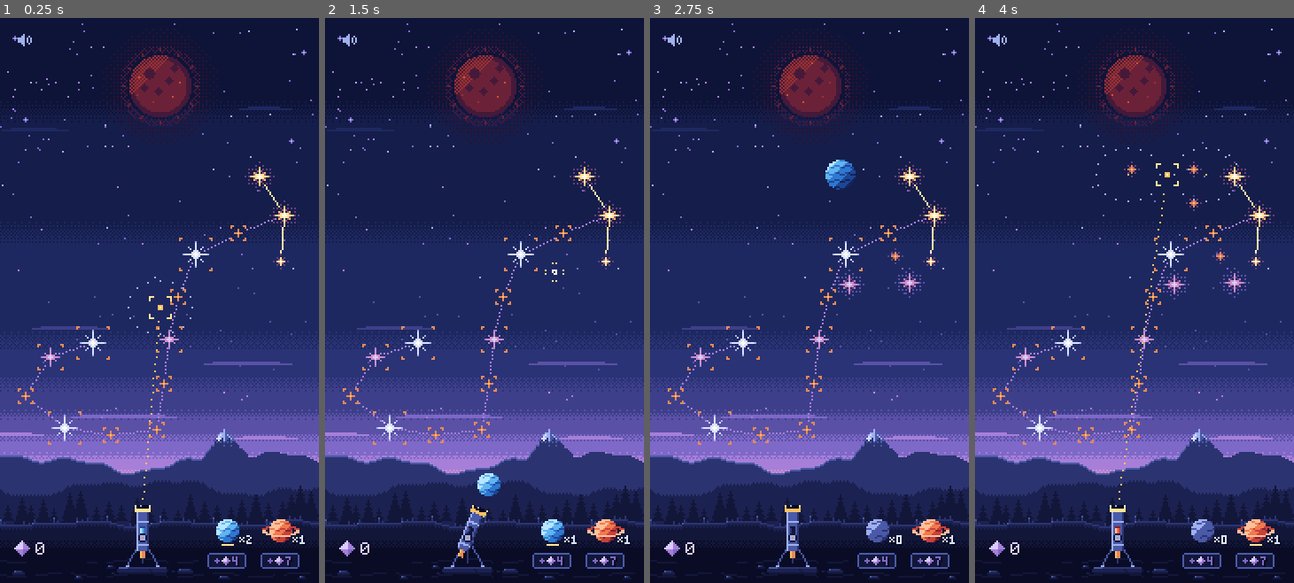
Above: before the commit, frames 1-4 (left to right).
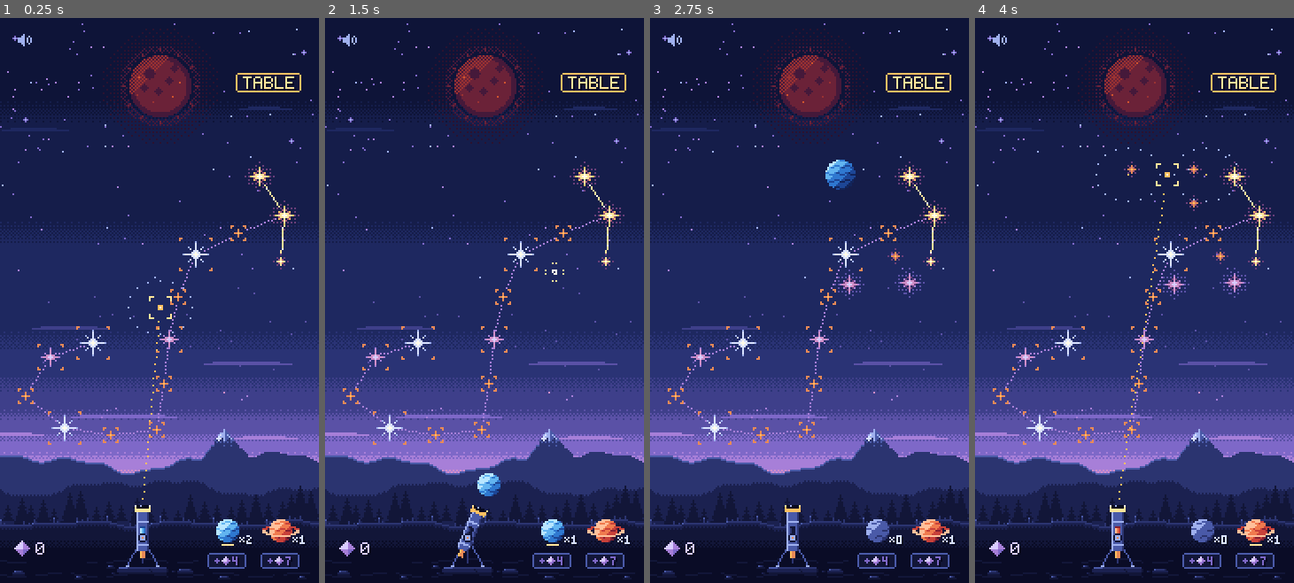
Above: after the commit, the same moments.

Repository: mrafael1/DustInSpace
Game: Godot game, scene res://game/scenes/main.tscn
Same seed, same stepped clock (60 frames per second), same inputs: the game is played once before the commit and once after it. This scene is started directly instead of the project's main scene.
Inputs (mouse positions are in pixels of both pictures, inside the frame that each line leads up to):
- Up to frame 1 (0.25 s): no input
- Up to frame 2 (1.5 s): tap Enter at 0.5 s; move the mouse to (554, 272) at 0.52 s; hold Shift 0.53-1.25 s; click (554, 272) at 0.67 s; drag from (420, 328) to (468, 413) at 1.27 s
- Up to frame 3 (2.75 s): move the mouse to (841, 176) at 2.02 s; tap Ctrl at 2.1 s; click (841, 176) at 2.17 s
- Up to frame 4 (4 s): drag from (1118, 413) to (1038, 215) at 2.77 s; move the mouse to (1230, 385) at 3.52 s; tap F at 3.6 s; click (1230, 385) at 3.67 s

The runs differ from the first frame. In frame 1, 0.4% of the frame differs, in the area x 73-95%, y 9-14%; in frame 2, 0.4%; in frame 3, 0.4%; in frame 4, 0.4%.

Commit message:
feat: the TABLE button opens the table and the game holds still behind it
Co-Authored-By: Claude Opus 5.5 <noreply@anthropic.com>

Diff:
--- a/game/scenes/main.gd
+++ b/game/scenes/main.gd
@@ -49,6 +49,9 @@
 @onready var _backdrop: Backdrop = $Backdrop
 @onready var _sparks: BurstSparks = $BurstSparks
 @onready var _payouts: PayoutPopups = $Payouts
+
+## The world's process modes while the table (#94) holds it still.
+var _paused: Dictionary[Node, Node.ProcessMode] = {}
 
 
 func _ready() -> void:
@@ -74,6 +77,8 @@
 	_hud.loaded_window_at = func() -> Vector2i:
 		return _telescope.origin() + _telescope.window() if use_telescope else _launcher.origin()
 	_telescope.message_shown.connect(_hud.show_message)
+	_hud.table_opened.connect(_pause_world.bind(true))
+	_hud.table_closed.connect(_pause_world.bind(false))
 	($DebugKeys as DebugKeys).launcher_switch_requested.connect(func() -> void: switch_launcher(not use_telescope))
 	switch_launcher(use_telescope)
 	_wire_sound()
@@ -234,3 +239,19 @@
 	if OS.is_debug_build():
 		_balance_errors.text = "balance.json is invalid:\n- " + "\n- ".join(errors)
 		_balance_errors.visible = true
+
+
+## The table holds the world still (`on`): everything but the HUD, the speaker and the debug
+## tools stops processing and taking input, and starts again as it was.
+func _pause_world(on: bool) -> void:
+	if on:
+		for child: Node in get_children():
+			if child in [_hud, _sound_toggle, $DebugKeys, $DebugLayer] or _paused.has(child):
+				continue
+			_paused[child] = child.process_mode
+			child.process_mode = Node.PROCESS_MODE_DISABLED
+		return
+	for child: Node in _paused:
+		if is_instance_valid(child):
+			child.process_mode = _paused[child]
+	_paused.clear()
--- a/game/ui/hud.gd
+++ b/game/ui/hud.gd
@@ -18,6 +18,9 @@
 ## less, so a lit cost always buys; right after a collect, a grey one may buy too.
 ## The boss stage (the final): as Orion enters, his title card stamps onto the middle of the sky
 ## (BossBanner).
+## The TABLE button (under the MAP slot) opens the table (PaytableView, #94): each link and what it
+## pays. While it shows the game holds still (Main pauses the world on table_opened; the HUD holds
+## its own counters, message and guide) and any tap closes it.
 
 ## A pack tap the run refused (the icon nudges). Feedback only (sound).
 signal tap_refused(kind: String)
@@ -28,8 +31,12 @@
 signal planet_chosen(kind: String)
 ## The MAP button was tapped: back to the chapter's chart (#62; only shown in a chapter).
 signal map_requested
+## The table opened or closed: Main pauses the world while it shows.
+signal table_opened
+signal table_closed
 
 const PackSlotScene := preload("res://game/ui/pack_slot.tscn")
+const MapButtonScene := preload("res://game/ui/map_button.tscn")
 
 ## Slot layout: one column per pack kind, the last centred at LAST_SLOT_X.
 const SLOT_SPACING: int = 30
@@ -41,6 +48,9 @@
 const SOUND_AT := Vector2i(10, 10)
 ## The MAP button (in a chapter) sits this far in from the top-right corner.
 const MAP_INSET: int = 10
+## The TABLE button sits under the MAP slot, this far below its top: their 44 pt targets don't meet.
+const TABLE_BELOW: int = 22
+const TABLE_TEXT: String = "TABLE"
 const DUST_ICON_AT := Vector2i(12, 300)
 ## On a wider screen the dust counter and the pack slots stay at most this many px out beside the
 ## game's own 180 columns, close to the stage, rather than in the far corners.
@@ -86,6 +96,11 @@
 var _volley := VolleyCounter.new()
 ## The boss's title card, in the middle of the sky.
 var _banner := BossBanner.new()
+## The table (#94) and its button.
+var _table := PaytableView.new()
+var _table_button: MapButton = MapButtonScene.instantiate()
+## The HUD's own children's process modes while the table holds them still.
+var _held: Dictionary[Node, Node.ProcessMode] = {}
 ## The guided first run's guide: a line and a pointing hand.
 var _guide := TutorialView.new()
 ## Where the Sun is (Main sets it), for the guide's hand.
@@ -114,6 +129,11 @@
 		if _run != null:
 			_run.tutorial_continue())
 	add_child(_guide)
+	_table_button.name = "TableButton"
+	_table_button.text = TABLE_TEXT
+	add_child(_table_button)
+	_table.name = "Table"
+	add_child(_table)
 
 
 func _process(delta: float) -> void:
@@ -130,6 +150,8 @@
 	_sound.position = Vector2(SOUND_AT + screen.position)
 	# The MAP button mirrors the speaker in the top-right corner.
 	_map.position = Vector2(Vector2i(screen.end.x - MAP_INSET - MapButton.SIZE.x, screen.position.y + MAP_INSET))
+	# The TABLE button's right edge lines up with MAP's.
+	_table_button.position = Vector2(Vector2i(screen.end.x - MAP_INSET - _table_button.plaque_size().x, screen.position.y + MAP_INSET + TABLE_BELOW))
 	($DustIcon as Node2D).position = Vector2(DUST_ICON_AT + Vector2i(left, bottom))
 	_rest[_dust] = Vector2(DUST_AT + Vector2i(left, bottom))
 	_dust.position = _rest[_dust]
@@ -157,6 +179,7 @@
 	_banner.position = Vector2(run.sky_rect.get_center())
 	_banner.hide_card()
 	_guide.hide_guide()
+	close_table()
 	_press([])
 	refresh()
 
@@ -182,8 +205,12 @@
 	_show()
 
 
-## Moves the counters' hops on. Driven by `_process`; tests call it directly.
+## Moves the counters' hops on. Driven by `_process`; tests call it directly. While the table shows,
+## only its orders move.
 func advance(delta: float) -> void:
+	if _table.is_open():
+		_table.advance(delta)
+		return
 	for label: Label in _hops:
 		_hops[label] = maxf(_hops[label] - delta, 0.0)
 		label.position = _rest[label] + (Vector2.UP if _hops[label] > 0.0 else Vector2.ZERO)
@@ -199,6 +226,43 @@
 	_message.visible = text != ""
 
 
+## Opens the table (#94) with the run's links and rewards; the game holds still until a tap.
+func open_table() -> void:
+	if _run == null or _table.is_open():
+		return
+	_table.open(_run.balance)
+	for child: Node in get_children():
+		if child != _table:
+			_held[child] = child.process_mode
+			child.process_mode = Node.PROCESS_MODE_DISABLED
+	table_opened.emit()
+
+
+func close_table() -> void:
+	if not _table.is_open():
+		return
+	_table.close()
+	for child: Node in _held:
+		if is_instance_valid(child):
+			child.process_mode = _held[child]
+	_held.clear()
+	table_closed.emit()
+
+
+func table() -> PaytableView:
+	return _table
+
+
+## The TABLE button's tap target.
+func table_target() -> Rect2i:
+	return _table_button.target()
+
+
+## Where the TABLE button's plaque starts (its left middle), for the guide's hand.
+func table_button_at() -> Vector2i:
+	return Vector2i(_table_button.position) + Vector2i(0, MapButton.SIZE.y / 2)
+
+
 ## The message on show, or "" for none.
 func message() -> String:
 	return _message.text if _message.visible else ""
@@ -237,6 +301,12 @@
 
 ## Feeds one touch (in screen coordinates). Returns true if it was used.
 func handle_pointer(event: InputEvent) -> bool:
+	# The table takes every touch while it shows; a tap closes it.
+	if _table.is_open():
+		var close := event as InputEventScreenTouch
+		if close != null and not close.pressed and not close.canceled:
+			close_table()
+		return event is InputEventScreenTouch or event is InputEventScreenDrag
 	# A tutorial step that only explains goes on at a tap. Off the buttons it takes the touch; on a
 	# planet's button the tap goes on and does what it does too (MAP just leaves).
 	var on_button: Array = target_at(Vector2i((event as InputEventScreenTouch).position.floor())) if event is InputEventScreenTouch else []
@@ -270,6 +340,8 @@
 func target_at(point: Vector2i) -> Array:
 	if _map.visible and _map.target().has_point(point):
 		return ["", &"map"]
+	if _table_button.visible and _table_button.target().has_point(point):
+		return ["", &"table"]
 	for kind: String in _slots:
 		var part: StringName = _slots[kind].target_at(point - Vector2i(_slot_layer.position + _slots[kind].position))
 		if part != &"":
@@ -281,6 +353,7 @@
 func _press(target: Array) -> void:
 	_pressed = target
 	_map.pressed = target == ["", &"map"]
+	_table_button.pressed = target == ["", &"table"]
 	for kind: String in _slots:
 		_slots[kind].press_buy(target == [kind, &"cost"])
 
@@ -288,6 +361,9 @@
 func _tap(kind: String, part: StringName) -> void:
 	if part == &"map":
 		map_requested.emit()
+		return
+	if part == &"table":
+		open_table()
 		return
 	var done: bool
 	if part == &"icon":
@@ -424,11 +500,13 @@
 			# The first link says either way works, and acts the drag out.
 			var order: Array[int] = _reachable_order(ids)
 			_guide.follow_path(order, _link_positions(order), _link_centres(order))
+			# The table teaches the links first (#94); the hand plays once it's closed.
+			open_table()
 		Tutorial.Step.LAUNCH_NEAR, Tutorial.Step.LIGHT:
 			var index: int = _run.tutorial.landmark
 			var at: Vector2i = _run.scorpio.landmark_position(index)
 			var size: int = _run.scorpio.map.sizes[index]
-			_guide.show_step(step, at - Vector2i(0, StarView.half_extent(size as Star.Size)), true, TutorialView.Point.DOWN, top, size)
+			_guide.show_step(step, at - Vector2i(0, StarView.half_extent(size as Star.Size)), true, TutorialView.Point.DOWN, top)
 			if step == Tutorial.Step.LIGHT:
 				var pair: Array[int] = []
 				for star: Star in _run.stars:
@@ -452,6 +530,9 @@
 			_guide.show_step(step, _landmark_top(_run.tutorial.landmark), _run.tutorial.landmark >= 0, TutorialView.Point.DOWN, top)
 		Tutorial.Step.BUY:
 			_guide.show_step(step, buy_button_at("blue") - Vector2i(1, 0), true, TutorialView.Point.RIGHT, top)
+		Tutorial.Step.DONE:
+			# Free play: the hand on the TABLE button, from the left.
+			_guide.show_step(step, table_button_at() - Vector2i(1, 0), true, TutorialView.Point.RIGHT, top)
 		_:
 			_guide.show_step(step, Vector2i.ZERO, false, TutorialView.Point.DOWN, top)
 
